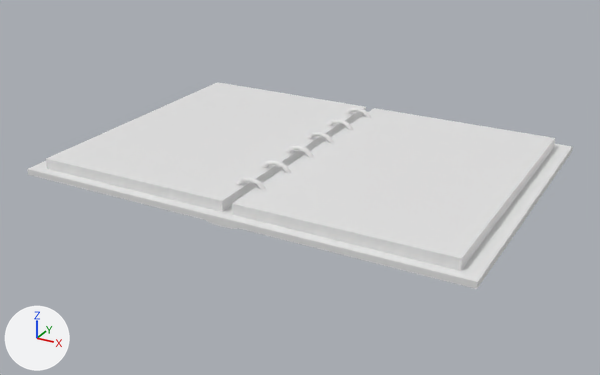
A saved change to the FBX model Assets/Models/Environment/Contact List Book.fbx.
Before and after are seen from a camera (50 mm lens) standing at (0.171, -0.246, 0.148) and looking at (-0.001, 0.066, -0.009). The axes (+X, +Y, +Z) are drawn at lower left. The lights are the same throughout. Where no turn or scale is listed for an object, it has been applied to the vertices.

The scene before the commit, as lines of its bpy script (objects in view):
```python
mat_contact_list_book = principled_material('Contact List Book')
mat_contact_list_book.base_color = (0.8, 0.8, 0.8)  # white #e7e7e7
me_cube_020 = bpy.data.meshes.new('Cube.020')
me_cube_020.from_pydata(...)  # 384 vertices, 338 faces; spans x -0.105..0.105, y 0.0..0.148, z 0.0..0.013
me_cube_020.materials.append(mat_contact_list_book)  # white #e7e7e7
ob_contact_list_book = bpy.data.objects.new('Contact List Book', me_cube_020)
ob_contact_list_book.location = (0.0, 0.0, 0.0)
```
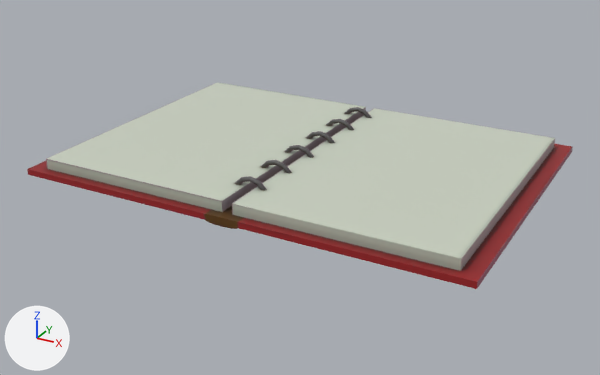
Changed parts and their boxes (x1, y1, x2, y2) in the pictures (600 x 375 px):
'Contact List Book', surface changed (white to grey): (27, 82, 573, 289) in both

The change, as a list of edits to the scene's bpy script:
```text
Add img_contact_list_book_contact_list_book_normal_png:
    img_contact_list_book_contact_list_book_normal_png = load_image('Contact List Book_Contact List Book_Normal.png', 'Materials/Contact List Book_Contact List Book_Normal.png', 512, 512, 'Non-Color')
Add img_contact_list_book_contact_list_book_diffuse_png:
    img_contact_list_book_contact_list_book_diffuse_png = load_image('Contact List Book_Contact List Book_Diffuse.png', 'Materials/Contact List Book_Contact List Book_Diffuse.png', 512, 512, 'sRGB')
Change mat_contact_list_book:
    add n2 = _N.new('ShaderNodeTexImage'); n2.name = 'Image Texture'
    add n2.image = img_contact_list_book_contact_list_book_diffuse_png
    add n3 = _N.new('ShaderNodeTexImage'); n3.name = 'Image Texture.001'
    add n3.image = img_contact_list_book_contact_list_book_normal_png
    add n4 = _N.new('ShaderNodeNormalMap'); n4.name = 'Normal Map'
    where n0 = _N.new('ShaderNodeBsdfPrincipled'); n0.name = 'Principled BSDF'
    add _L.new(n2.outputs[0], n0.inputs[0])  # 'Color' to 'Base Color'
    add _L.new(n3.outputs[0], n4.inputs[1])  # 'Color' to 'Color'
    add _L.new(n4.outputs[0], n0.inputs[5])  # 'Normal' to 'Normal'
```
